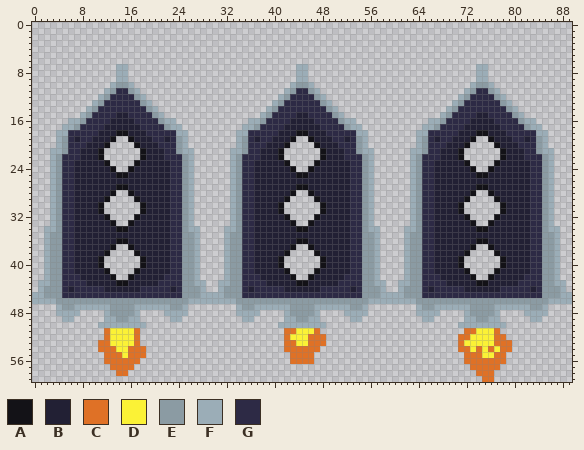
Edited in one commit: sprite sheet (Sprites/SpaceShip2.png). This is how it looked before the edit.
The file is 90x60 pixels.
Palette (. is transparent): A #131217  B #222034  C #df7126  D #fbf236  E #8b9ba3  F #9badb7  G #2d2a45
The same view after the edit:
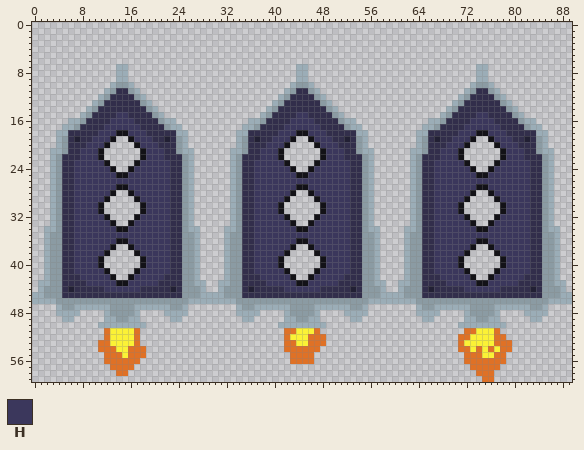
Colours new in this view: H #3b375c
Diff:
colour G: #2d2a45 -> #322e4b
Changed rows in their new state; - is a pixel that keeps its letter.
first column x 7:
15 -------HH----------------------------HH----------------------------HH-------
16 ------HHHH--------------------------HHHH--------------------------HHHH------
17 -----HHHHHH------------------------HHHHHH------------------------HHHHHH-----
18 ----HHH--HHH----------------------HHH--HHH----------------------HHH--HHH----
19 ---HHH----HHH--------------------HHH----HHH--------------------HHH----HHH---
20 --HHH------HHH------------------HHH------HHH------------------HHH------HHH--
21 -HHH--------HHH----------------HHH--------HHH----------------HHH--------HHH-
22 -HHH--------HHH----------------HHH--------HHH----------------HHH--------HHH-
23 HHHHH------HHHHH--------------HHHHH------HHHHH--------------HHHHH------HHHHH
24 HHHHHH----HHHHHH--------------HHHHHH----HHHHHH--------------HHHHHH----HHHHHH
25 HHHHHHH--HHHHHHH--------------HHHHHHH--HHHHHHH--------------HHHHHHH--HHHHHHH
26 HHHHHHHHHHHHHHHH--------------HHHHHHHHHHHHHHHH--------------HHHHHHHHHHHHHHHH
27 HHHHHHH--HHHHHHH--------------HHHHHHH--HHHHHHH--------------HHHHHHH--HHHHHHH
28 HHHHHH----HHHHHH--------------HHHHHH----HHHHHH--------------HHHHHH----HHHHHH
29 HHHHH------HHHHH--------------HHHHH------HHHHH--------------HHHHH------HHHHH
30 HHHH--------HHHH--------------HHHH--------HHHH--------------HHHH--------HHHH
31 HHHH--------HHHH--------------HHHH--------HHHH--------------HHHH--------HHHH
32 HHHHH------HHHHH--------------HHHHH------HHHHH--------------HHHHH------HHHHH
33 HHHHHH----HHHHHH--------------HHHHHH----HHHHHH--------------HHHHHH----HHHHHH
34 HHHHHHH--HHHHHHH--------------HHHHHHH--HHHHHHH--------------HHHHHHH--HHHHHHH
35 HHHHHHHHHHHHHHHH--------------HHHHHHHHHHHHHHHH--------------HHHHHHHHHHHHHHHH
36 HHHHHHH--HHHHHHH--------------HHHHHHH--HHHHHHH--------------HHHHHHH--HHHHHHH
37 HHHHHH----HHHHHH--------------HHHHHH----HHHHHH--------------HHHHHH----HHHHHH
38 HHHHH------HHHHH--------------HHHHH------HHHHH--------------HHHHH------HHHHH
39 HHHH--------HHHH--------------HHHH--------HHHH--------------HHHH--------HHHH
40 HHHH--------HHHH--------------HHHH--------HHHH--------------HHHH--------HHHH
41 HHHHH------HHHHH--------------HHHHH------HHHHH--------------HHHHH------HHHHH
42 -HHHHH----HHHHH----------------HHHHH----HHHHH----------------HHHHH----HHHHH-
43 --HHHHH--HHHHH------------------HHHHH--HHHHH------------------HHHHH--HHHHH--
44 -----HHHHHH------------------------HHHHHH------------------------HHHHHH-----
